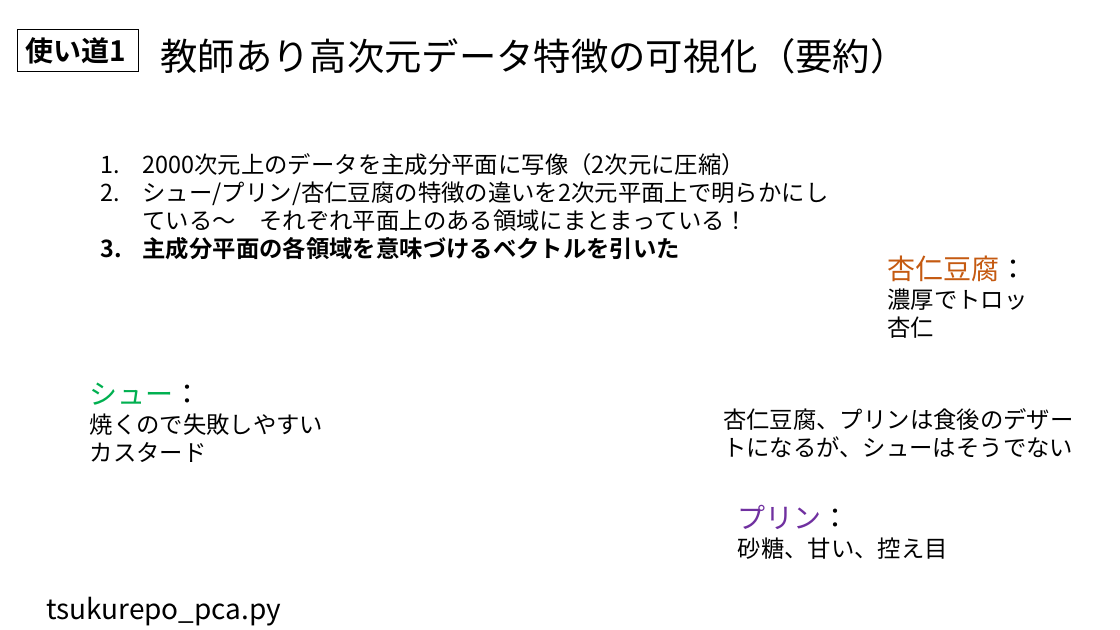
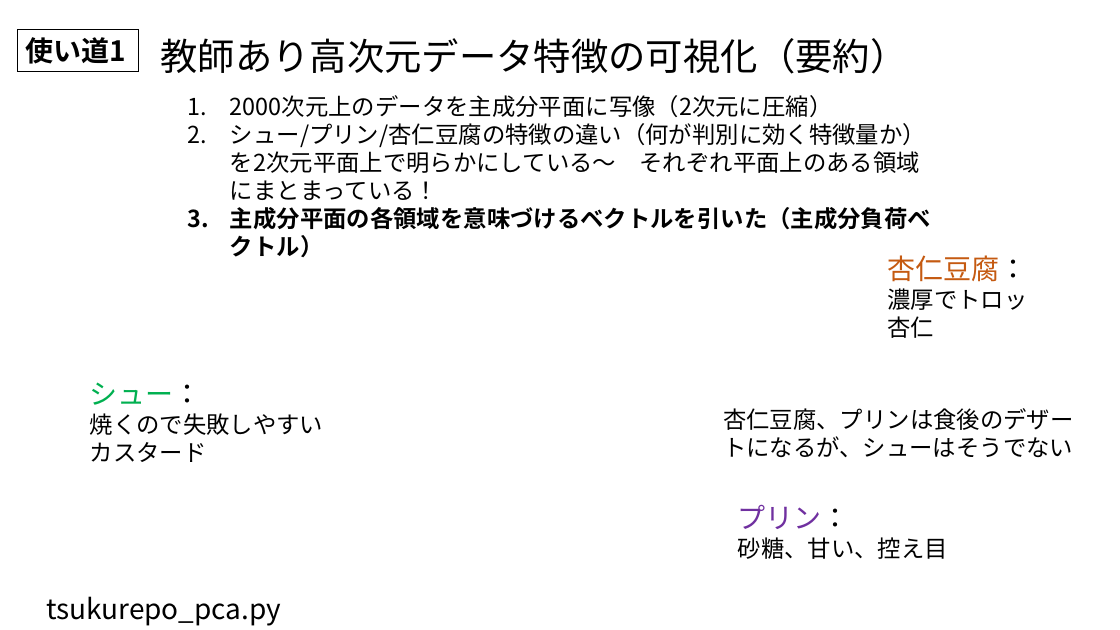
Before and after one commit to ueharaLab/NLP_7-PCA, a slide deck: slide 9 of NLP_6 PCA(BASICS)_ver2.pptx (slide 10 before the commit). Drawn at 1120x630 pixels with LibreOffice and Linux fonts; fonts in the diff are those of the drawing; background and template pictures are left out. Boxes give left, top, right and bottom in pixels: in the first picture for what was removed or moved away, otherwise in the second. Text is boxed around its words. In the diff, an @@ line names an element or a change of style, - is before the commit and + after.

Commit message:
710

```diff
--- a/NLP_6 PCA(BASICS)_ver2.pptx
+++ b/NLP_6 PCA(BASICS)_ver2.pptx
@@ text "2000次元上のデータを主成分平面に写像（2次元に圧縮）": place and size @@
-text "2000次元上のデータを主成分平面に写像（2次元に圧縮）" at [143,153,829,259]
+text "2000次元上のデータを主成分平面に写像（2次元に圧縮）" at [230,95,931,257]
@@ text at [230,123,931,257]: text changed @@
-2. シュー/プリン/杏仁豆腐の特徴の違いを2次元平面上で明らかにしている～ それぞれ平面上のある領域にまとまっている！
-3. 主成分平面の各領域を意味づけるベクトルを引いた
+2. シュー/プリン/杏仁豆腐の特徴の違い（何が判別に効く特徴量か）を2次元平面上で明らかにしている～ それぞれ平面上のある領域にまとまっている！
+3. 主成分平面の各領域を意味づけるベクトルを引いた（主成分負荷ベクトル）
```
Also in this commit, not shown: 2 other slides changed, 4 slides added, 1 slide removed.
